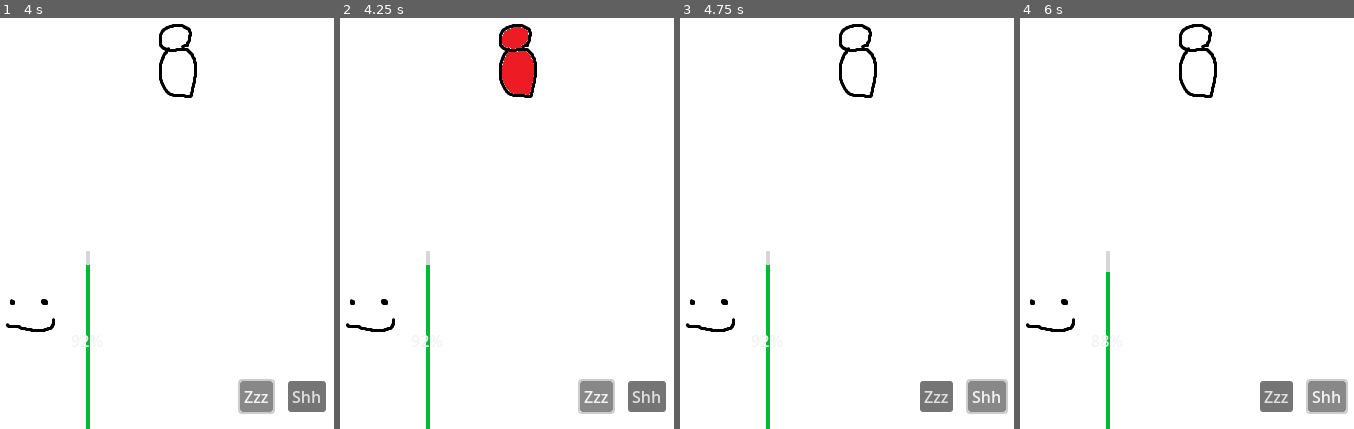
Above: before the commit, frames 1-4 (left to right).
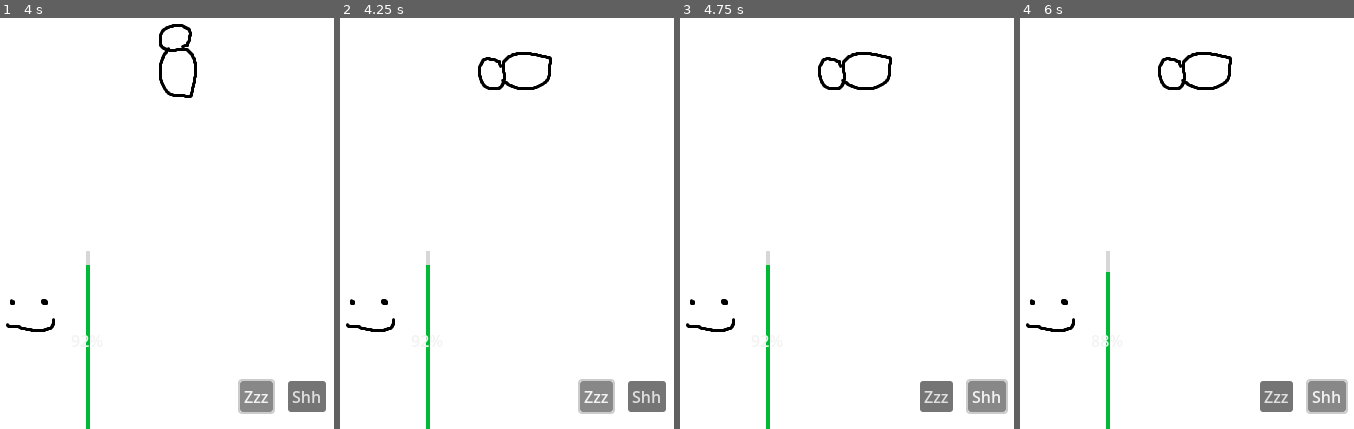
Above: after the commit, the same moments.

Repository: penwick0/5-nights-with-baby
Game: Godot game, scene res://Level.tscn
Same seed, same stepped clock (60 frames per second), same inputs: the game is played once before the commit and once after it.
Inputs:
- Up to frame 1 (4 s): click "Zzz" at 0.5 s; click "Shh" at 1.25 s; click "Zzz" at 2 s; click "Shh" at 2.75 s; click "Zzz" at 3.5 s
- Up to frame 2 (4.25 s): no input
- Up to frame 3 (4.75 s): click "Shh" at 4.25 s
- Up to frame 4 (6 s): tap Enter at 5.75 s

Frame 1 is identical in both runs. In frame 2, 2.0% of the frame differs, in the area x 41-64%, y 1-20%; in frame 3, 1.0%; in frame 4, 1.0%.

Commit message:
Window and Outlet states added. Window functionality added.

Diff:
--- a/Baby.gd
+++ b/Baby.gd
@@ -1,11 +1,12 @@
 extends AnimatedSprite2D
-
 var timer: float = 0.0
 var state: String = "sit"
-var states: Array = ["sit", "sleep", "cry"]
+var states: Array = ["sit", "sleep", "cry", "window", "outlet"]
 var rate: float = 1.0
 var cry_counter: int = 0
 var is_crying: bool = false
+var is_parent_sleeping: bool = false
+
 signal start_crying
 signal stop_crying
 
@@ -27,14 +28,22 @@
 		timer -= rate
 		if state == "sit" or state == "sleep":
 			state = states.pick_random()
+			print(state)
 		if state == "cry":
 			if is_crying:
 				if [true, false].pick_random():
 					cry_counter += 1
 			else:
 				start_crying.emit()
+				is_parent_sleeping = false
 				is_crying = true
 			print(cry_counter)
+
+	if state == "window" or state == "outlet":
+		if not is_parent_sleeping:
+			if get_parent().progress_ratio == 0:
+				state = "sit"
+			print(state)
 
 	if cry_counter < 0:
 		state = "sit"
@@ -50,7 +59,17 @@
 			animation = "sleep"
 		"cry":
 			animation = "cry"
+		"window":
+			animation = "climb"
+		"outlet":
+			animation = "crawl"
 
 func _on_shh_button_pressed():
 	if state == "cry":
 		cry_counter -= 1
+
+func _on_sleep_delay_timeout():
+	is_parent_sleeping = true
+
+func _on_sleep_button_button_up():
+	is_parent_sleeping = false
--- a/Level.tscn
+++ b/Level.tscn
@@ -8,12 +8,19 @@
 [ext_resource type="Texture2D" uid="uid://bo77l62a8xn7o" path="res://assets/baby/baby_sit.png" id="6_fg8gu"]
 [ext_resource type="Texture2D" uid="uid://cm62k50eb7pw4" path="res://assets/baby/baby_sleep.png" id="7_bllr0"]
 [ext_resource type="Script" path="res://Baby.gd" id="8_ow01t"]
+[ext_resource type="Script" path="res://PathFollow2D.gd" id="9_uyle3"]
 
 [sub_resource type="StyleBoxFlat" id="StyleBoxFlat_6ohad"]
 bg_color = Color(0.843137, 0.843137, 0.843137, 1)
 
 [sub_resource type="StyleBoxFlat" id="StyleBoxFlat_w1ev7"]
 bg_color = Color(0, 0.72549, 0.207843, 1)
+
+[sub_resource type="Curve2D" id="Curve2D_2xjyt"]
+_data = {
+"points": PackedVector2Array(0, 0, 0, 0, 183, 282, 0, 0, 0, 0, 50, 285, 0, 0, 0, 0, 52, 182, 0, 0, 0, 0, 127, 173, 0, 0, 0, 0, 126, 152)
+}
+point_count = 5
 
 [sub_resource type="AtlasTexture" id="AtlasTexture_voe6q"]
 atlas = ExtResource("3_p1f1h")
@@ -149,16 +156,29 @@
 text = "Shh
 "
 
-[node name="Baby" type="AnimatedSprite2D" parent="."]
-position = Vector2(183, 277)
+[node name="WindowPath" type="Path2D" parent="."]
+curve = SubResource("Curve2D_2xjyt")
+
+[node name="FollowWindowPath" type="PathFollow2D" parent="WindowPath"]
+position = Vector2(183, 282)
+rotation = 3.11904
+rotates = false
+loop = false
+script = ExtResource("9_uyle3")
+
+[node name="Baby" type="AnimatedSprite2D" parent="WindowPath/FollowWindowPath"]
+position = Vector2(-0.112747, 4.99872)
+rotation = -3.11904
 sprite_frames = SubResource("SpriteFrames_bw1xg")
 animation = &"sit"
 script = ExtResource("8_ow01t")
 
 [connection signal="timeout" from="HUD/SleepDelay" to="HUD" method="_on_sleep_delay_timeout"]
+[connection signal="timeout" from="HUD/SleepDelay" to="WindowPath/FollowWindowPath/Baby" method="_on_sleep_delay_timeout"]
 [connection signal="button_down" from="HUD/SleepButton" to="HUD" method="_on_sleep_button_button_down"]
 [connection signal="button_up" from="HUD/SleepButton" to="HUD" method="_on_sleep_button_button_up"]
+[connection signal="button_up" from="HUD/SleepButton" to="WindowPath/FollowWindowPath/Baby" method="_on_sleep_button_button_up"]
 [connection signal="pressed" from="HUD/ShhButton" to="HUD" method="_on_shh_button_pressed"]
-[connection signal="pressed" from="HUD/ShhButton" to="Baby" method="_on_shh_button_pressed"]
-[connection signal="start_crying" from="Baby" to="HUD" method="_on_baby_start_crying"]
-[connection signal="stop_crying" from="Baby" to="HUD" method="_on_baby_stop_crying"]
+[connection signal="pressed" from="HUD/ShhButton" to="WindowPath/FollowWindowPath/Baby" method="_on_shh_button_pressed"]
+[connection signal="start_crying" from="WindowPath/FollowWindowPath/Baby" to="HUD" method="_on_baby_start_crying"]
+[connection signal="stop_crying" from="WindowPath/FollowWindowPath/Baby" to="HUD" method="_on_baby_stop_crying"]
--- /dev/null
+++ b/PathFollow2D.gd
@@ -0,0 +1,14 @@
+extends PathFollow2D
+
+@onready var baby = $Baby
+
+func _ready():
+	pass # Replace with function body.
+
+
+func _process(delta):
+	if baby.state == "window":
+		if baby.is_parent_sleeping:
+			progress_ratio += 0.25 * delta
+		else:
+			progress_ratio -= 2 * delta
Not shown: 1 places in Level.tscn that only renumber resources
